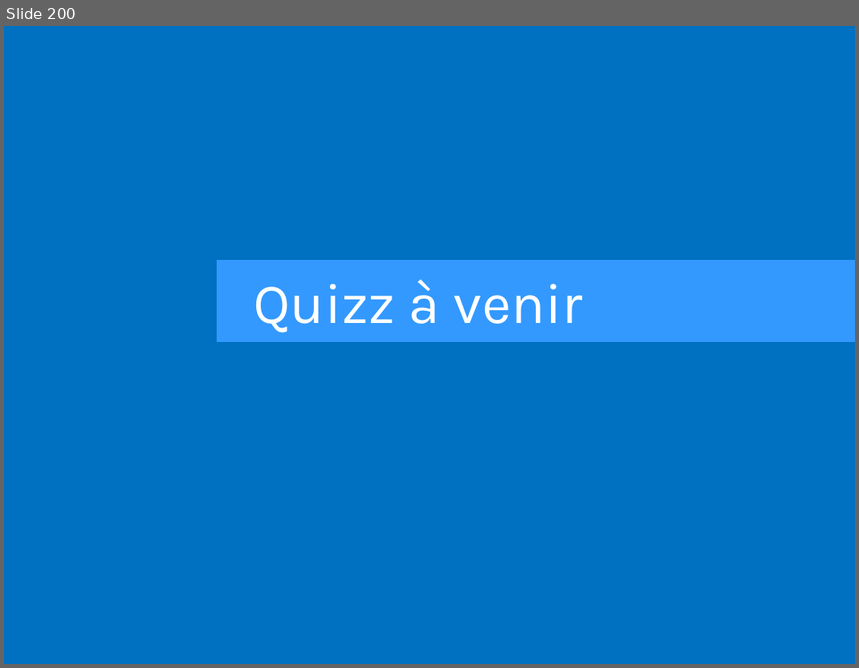
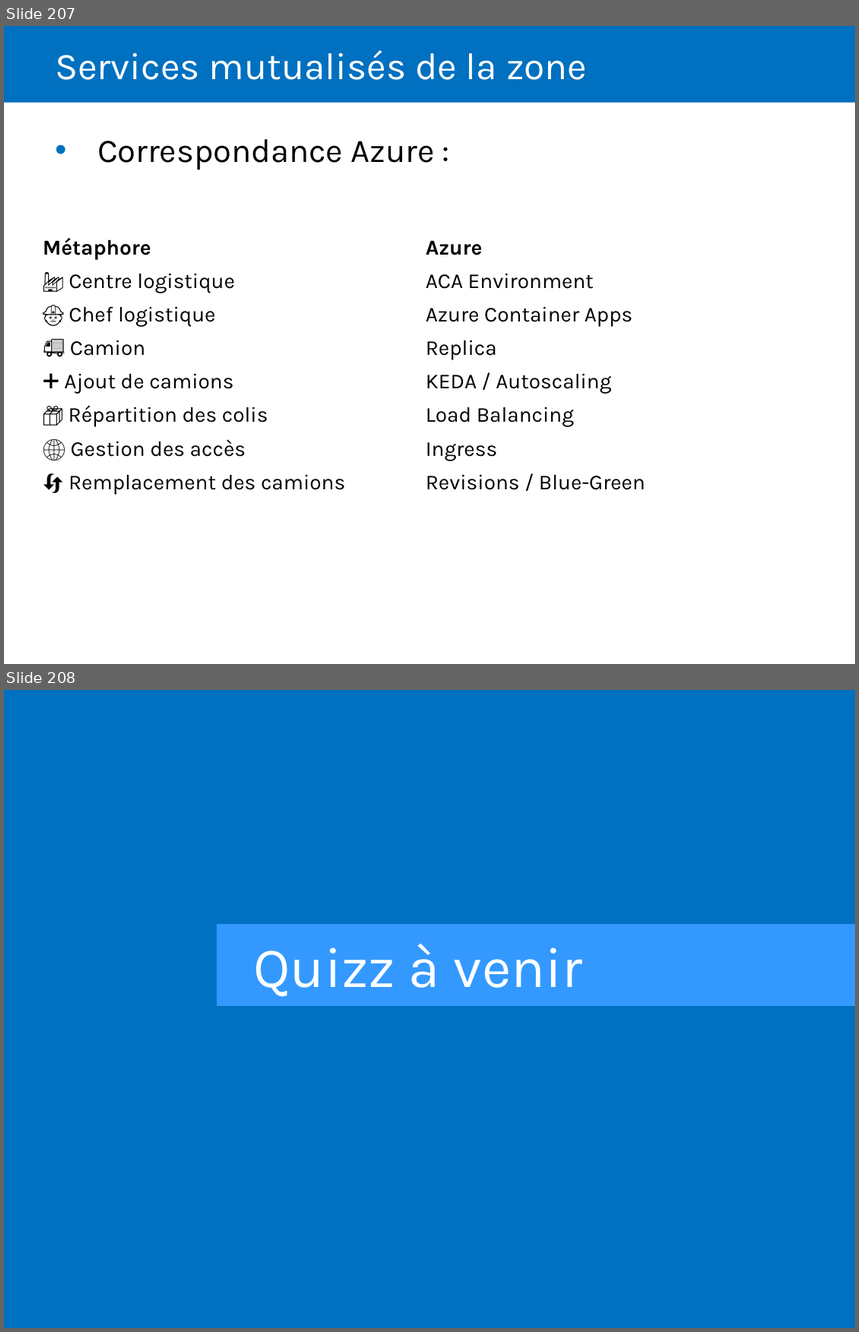
Before and after one commit to Sybaris-Classroom/az-204, a slide deck: Quiz/Quiz.pptx. Shown one above the other, each under a label of ours: slide 200 before the commit, slides 207 and 208 after it. The pictures are 859x668 and 859x1332 pixels, drawn with LibreOffice and Linux fonts; fonts in the diff are those of the drawing. Boxes give left, top, right and bottom in pixels: in the first picture for what was removed or moved away, otherwise in the second. Text is boxed around its words. In the diff, an @@ line names an element or a change of style, - is before the commit and + after.

```diff
--- a/Quiz/Quiz.pptx
+++ b/Quiz/Quiz.pptx
@@ slide 207 added at [4,26,855,664], background #FFFFFF @@
@@ rectangle added at [4,26,855,103], fill #0070C0 @@
@@ title added at [55,50,587,80], 32 pt, text #FFFFFF @@
+Services mutualisés de la zone
@@ text added at [97,139,435,170], 28 pt, text #000000 @@
+• Correspondance Azure :
@@ table added at [34,231,800,503], 8 rows, 2 columns @@
+Métaphore | Azure
+🏭 Centre logistique | ACA Environment
+👷 Chef logistique | Azure Container Apps
+🚚 Camion | Replica
+➕ Ajout de camions | KEDA / Autoscaling
+📦 Répartition des colis | Load Balancing
+🌐 Gestion des accès | Ingress
+🔄 Remplacement des camions | Revisions / Blue-Green
@@ what was slide 200 is now slide 208 @@
```
Also in this commit, not shown: 7 other slides added, 31 other files.
